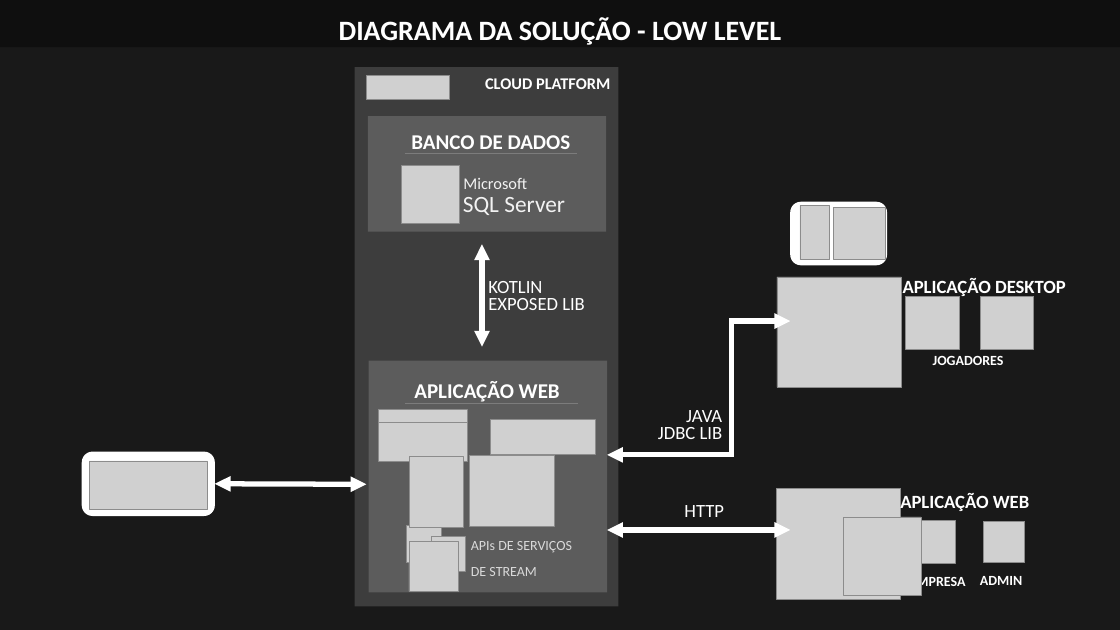
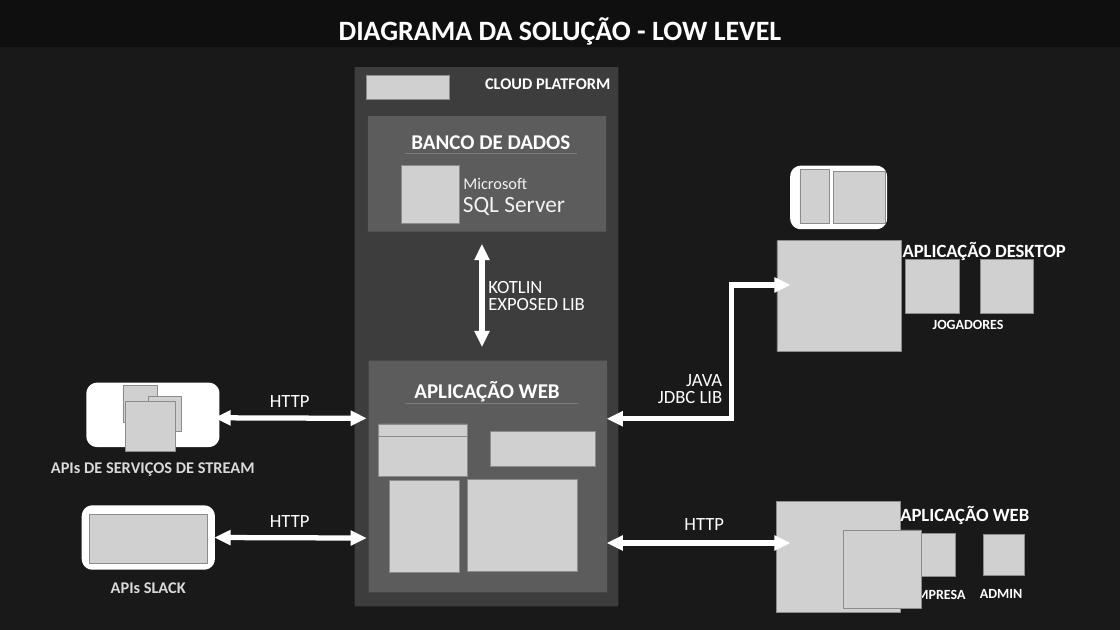
Before and after one commit to YudiG12/CarbonTowerEtc, a slide deck: slide 3 of Powerpoint/CARBONTOWER-v2.0.pptx. Drawn at 1120x630 pixels with LibreOffice and Linux fonts; fonts in the diff are those of the drawing; grey boxes stand for pictures. Boxes give left, top, right and bottom in pixels: in the first picture for what was removed or moved away, otherwise in the second. Text is boxed around its words. In the diff, an @@ line names an element or a change of style, - is before the commit and + after.

```diff
--- a/Powerpoint/CARBONTOWER-v2.0.pptx
+++ b/Powerpoint/CARBONTOWER-v2.0.pptx
@@ 5 pictures, 3 texts, 1 elbow double arrow, 1 rounded rectangle: place and size @@
-5 pictures, 3 texts, 1 elbow double arrow, 1 rounded rectangle at (607, 202, 1066, 455)
+5 pictures, 3 texts, 1 elbow double arrow, 1 rounded rectangle at (607, 166, 1066, 419)
@@ rounded rectangle added at (87, 383, 219, 448), fill #FFFFFF @@
@@ 3 pictures: place and size @@
-3 pictures at (407, 526, 465, 592)
+3 pictures at (123, 386, 182, 451)
@@ double arrow added from (366, 418) to (215, 418), #FFFFFF 4.5 pt @@
@@ text added at (270, 395, 310, 407), 16 pt, text #FFFFFF @@
+HTTP
@@ text "APIs DE SERVIÇOS DE STREAM": place and size @@
-text "APIs DE SERVIÇOS DE STREAM" at (471, 541, 572, 576)
+text "APIs DE SERVIÇOS DE STREAM" at (51, 462, 255, 476)
@@ text "APIs DE SERVIÇOS DE STREAM" at (51, 462, 255, 476): size 12 to 14 pt, bold on; alignment left to centre @@
@@ picture: place and size @@
-picture at (409, 457, 464, 528)
+picture at (390, 481, 460, 573)
@@ picture: place and size @@
-picture at (470, 455, 555, 526)
+picture at (468, 480, 578, 571)
@@ 2 pictures, 2 texts: place and size @@
-2 pictures, 2 texts at (491, 420, 1029, 585)
+2 pictures, 2 texts at (491, 432, 1029, 598)
@@ 1 picture, 1 rounded rectangle, 1 double arrow: place and size @@
-1 picture, 1 rounded rectangle, 1 double arrow at (82, 452, 366, 517)
+1 picture, 1 rounded rectangle, 1 double arrow at (82, 506, 366, 571)
@@ text added at (270, 515, 310, 527), 16 pt, text #FFFFFF @@
+HTTP
@@ 5 pictures, 2 texts, 1 double arrow: place and size @@
-5 pictures, 2 texts, 1 double arrow at (379, 410, 966, 600)
+5 pictures, 2 texts, 1 double arrow at (379, 424, 966, 613)
@@ text added at (111, 582, 186, 593), 14 pt, text #D9D9D9, bold @@
+APIs SLACK
```
Also in this commit, not shown: 1 other slide changed, 1 other file.
